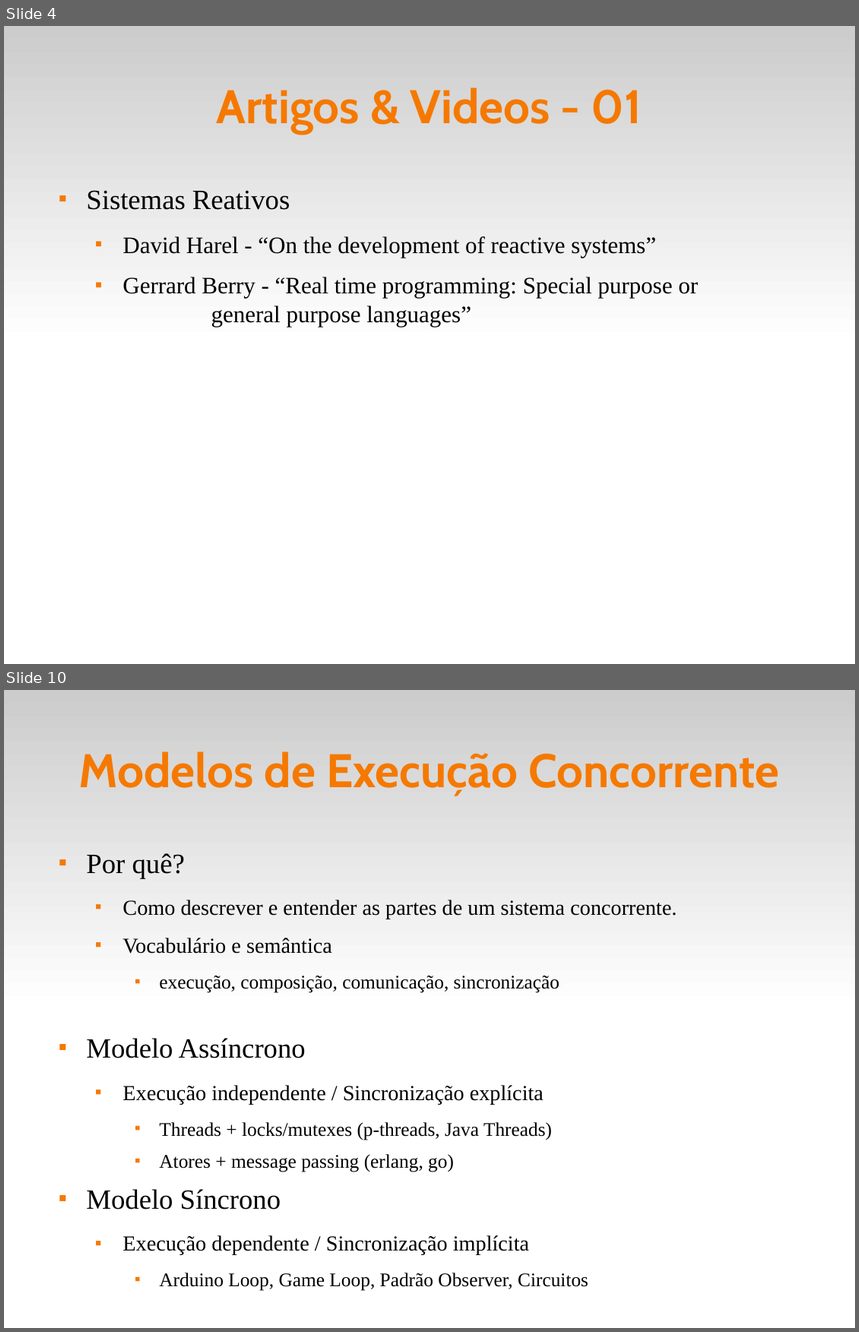
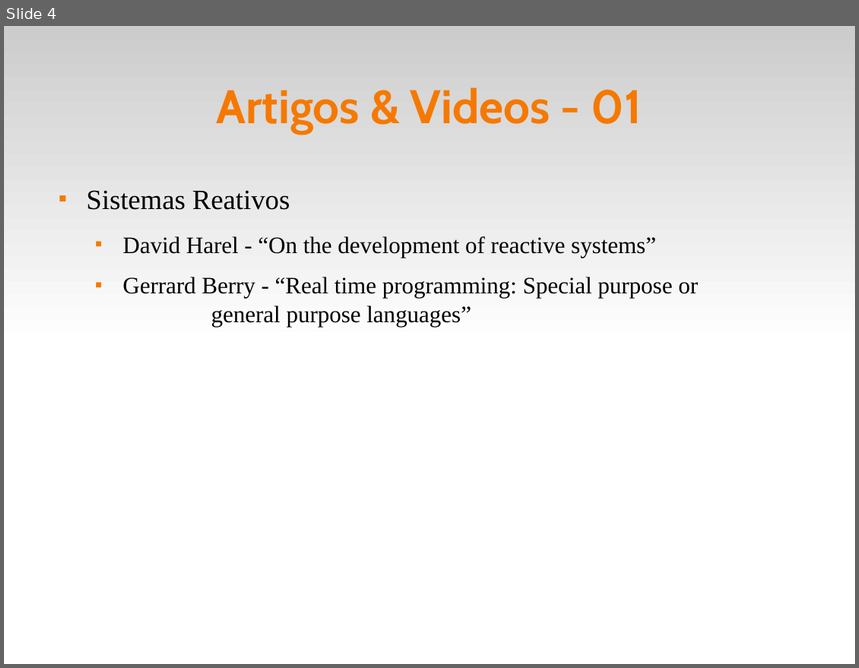
Before and after one commit to fsantanna-uerj/reativos, a slide deck: slides/01_reativos.odp. Shown one above the other, each under a label of ours: slides 4 and 10 before the commit, slide 4 after it; the slides between them are not shown. The pictures are 859x1332 and 859x668 pixels, drawn with LibreOffice and Linux fonts; fonts in the diff are those of the drawing. Boxes give left, top, right and bottom in pixels: in the first picture for what was removed or moved away, otherwise in the second. Text is boxed around its words. In the diff, an @@ line names an element or a change of style, - is before the commit and + after.

```diff
--- a/slides/01_reativos.odp
+++ b/slides/01_reativos.odp
@@ slide 10 removed at [4, 690, 855, 1328], background #FFFFFF; not listed: 1 template element that a slide beside it also shows @@
@@ title removed at [78, 752, 780, 796] @@
-Modelos de Execução Concorrente
@@ text removed at [86, 853, 677, 1291] @@
-■ Por quê?
-  ■ Como descrever e entender as partes de um sistema concorrente.
-  ■ Vocabulário e semântica
-    ■ execução, composição, comunicação, sincronização
-■ Modelo Assíncrono
-  ■ Execução independente / Sincronização explícita
-    ■ Threads + locks/mutexes (p-threads, Java Threads)
-    ■ Atores + message passing (erlang, go)
-■ Modelo Síncrono
-  ■ Execução dependente / Sincronização implícita
-    ■ Arduino Loop, Game Loop, Padrão Observer, Circuitos
```
Also in this commit, not shown: 6 other slides removed, 12 other files.
